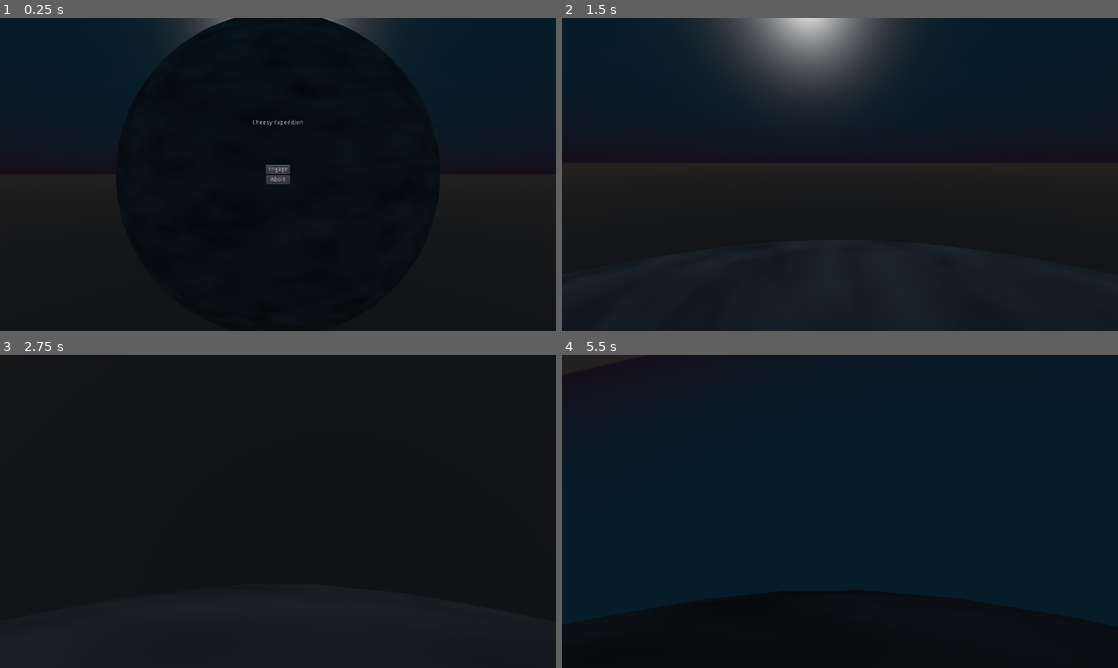
Above: before the commit, frames 1-4 (two rows, left to right).
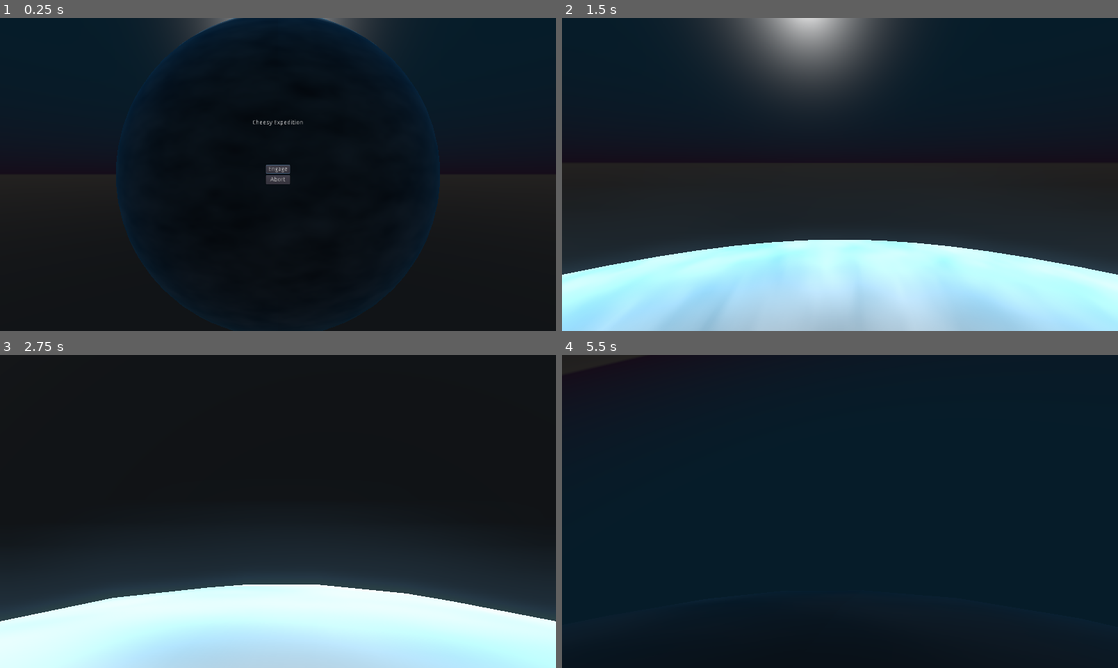
Above: after the commit, the same moments.

Repository: Niemi-Bros-Entertainment/Godot-Wild-Jam-48
Game: Godot game, scene res://Scenes/Title.tscn
The game is run twice, just before and just after one commit, with the same random seed, the same clock (stepped at 60 frames per second) and the same inputs.
Inputs (mouse positions are in pixels of both pictures, inside the frame that each line leads up to):
- Up to frame 1 (0.25 s): no input
- Up to frame 2 (1.5 s): click "Engage" at 0.5 s; tap Enter at 1.25 s; move the mouse to (867, 174) at 1.27 s; press the mouse at (867, 174) at 1.28 s; hold W (move_forward) from 1.28 s (still down)
- Up to frame 3 (2.75 s): keep holding W (move_forward); move the mouse to (250, 511) at 2.02 s; release the mouse at (250, 511) at 2.03 s; click (250, 511) at 2.1 s
- Up to frame 4 (5.5 s): keep holding W (move_forward); move the mouse to (851, 505) at 2.77 s; press the mouse at (851, 505) at 2.78 s; move the mouse to (834, 517) at 3.52 s; release the mouse at (834, 517) at 3.53 s; click (834, 517) at 3.6 s; tap Space at 4.25 s; move the mouse to (878, 514) at 4.27 s; press the mouse at (878, 514) at 4.28 s; move the mouse to (795, 508) at 5.02 s; release the mouse at (795, 508) at 5.03 s; click (795, 508) at 5.1 s

The runs differ from the first frame. In frame 1, 1.7% of the frame differs, in the area x 20-80%, y 0-100%; in frame 2, 29%; in frame 3, 34%, in the area x 0-100%, y 61-100%; in frame 4, 2.4%.

Commit message:
Moon shader & moon prefab edits
-added fresnel to the moon, using a new shader
-saved moon resources externally: material, and shader
-added a directional light inside the moon prefab, oriented to match the sun in the skybox

Diff:
--- /dev/null
+++ b/Godot-Wild-Jam-48-Project/Materials/Moon_Placeholder.tres
@@ -0,0 +1,18 @@
+[gd_resource type="ShaderMaterial" load_steps=4 format=2]
+
+[ext_resource path="res://Shaders/Moon.tres" type="Shader" id=1]
+
+[sub_resource type="OpenSimplexNoise" id=1]
+period = 12.1
+
+[sub_resource type="NoiseTexture" id=2]
+seamless = true
+noise = SubResource( 1 )
+
+[resource]
+shader = ExtResource( 1 )
+shader_param/albedo = Color( 1, 1, 1, 1 )
+shader_param/fresnel_exponent = 3.0
+shader_param/fresnel_intensity = 3.0
+shader_param/fresnel_color = Color( 0, 0.7, 0.9, 1 )
+shader_param/texture_albedo = SubResource( 2 )
--- a/Godot-Wild-Jam-48-Project/Scenes/Prefabs/Moon_Placeholder.tscn
+++ b/Godot-Wild-Jam-48-Project/Scenes/Prefabs/Moon_Placeholder.tscn
@@ -1,20 +1,12 @@
-[gd_scene load_steps=6 format=2]
+[gd_scene load_steps=4 format=2]
+
+[ext_resource path="res://Materials/Moon_Placeholder.tres" type="Material" id=1]
 
 [sub_resource type="SphereShape" id=5]
 radius = 50.0
 
-[sub_resource type="OpenSimplexNoise" id=1]
-period = 12.1
-
-[sub_resource type="NoiseTexture" id=2]
-seamless = true
-noise = SubResource( 1 )
-
-[sub_resource type="SpatialMaterial" id=3]
-albedo_texture = SubResource( 2 )
-
 [sub_resource type="SphereMesh" id=4]
-material = SubResource( 3 )
+material = ExtResource( 1 )
 radius = 50.0
 height = 100.0
 
@@ -25,3 +17,6 @@
 
 [node name="CSGMesh" type="CSGMesh" parent="."]
 mesh = SubResource( 4 )
+
+[node name="DirectionalLight" type="DirectionalLight" parent="."]
+transform = Transform( -1, -6.18172e-08, 6.18172e-08, 0, 0.707107, 0.707107, -8.74228e-08, 0.707107, -0.707107, 0, 0, 0 )
--- /dev/null
+++ b/Godot-Wild-Jam-48-Project/Shaders/Moon.tres
@@ -0,0 +1,26 @@
+[gd_resource type="Shader" format=2]
+
+[resource]
+code = "shader_type spatial;
+render_mode async_visible, blend_mix, depth_draw_opaque, cull_back, diffuse_burley, specular_schlick_ggx;
+
+uniform vec4 albedo : hint_color;
+uniform sampler2D texture_albedo : hint_albedo;
+
+uniform float fresnel_exponent = 3.0;
+uniform float fresnel_intensity = 3.0;
+uniform vec4 fresnel_color : hint_color = vec4(0.0, 0.7, 0.9, 1.0);
+
+// https://godotshaders.com/snippet/fresnel/
+vec3 fresnel_glow(float amount, float intensity, vec3 color, vec3 normal, vec3 view)
+{
+	return pow((1.0 - dot(normalize(normal), normalize(view))), amount) * color * intensity;
+}
+
+void fragment()
+{
+	vec3 base_color = (texture(texture_albedo, UV) * albedo).rgb;
+	vec3 fresnel = fresnel_glow(fresnel_exponent, fresnel_intensity, fresnel_color.rgb, NORMAL, VIEW);
+	ALBEDO = base_color + fresnel;
+}
+"
